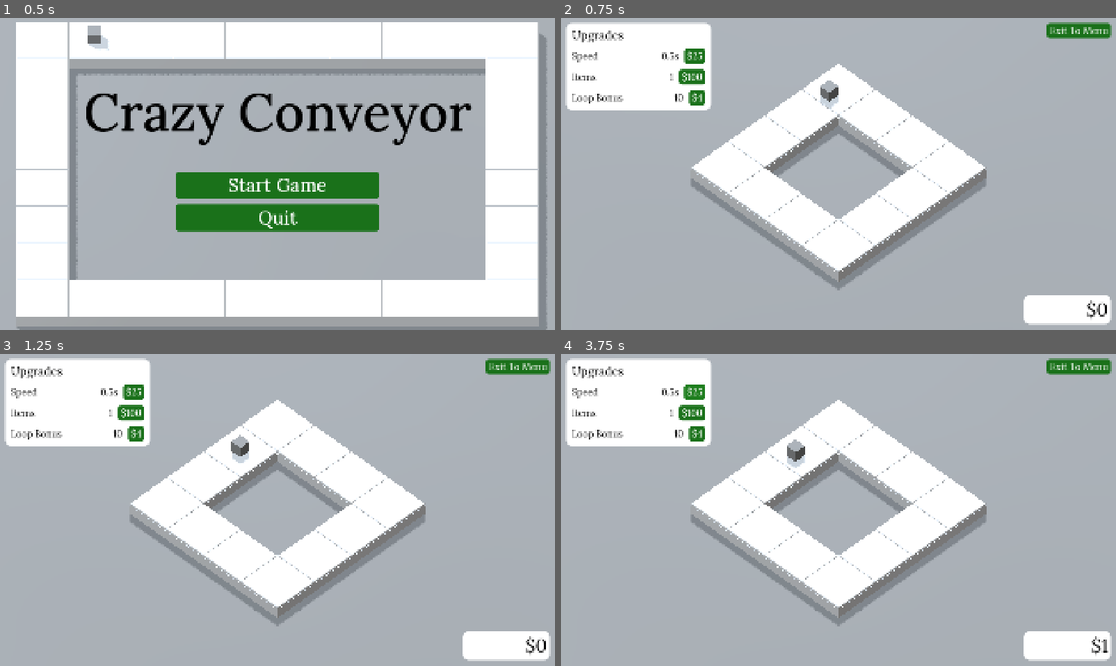
Above: before the commit, frames 1-4 (two rows, left to right).
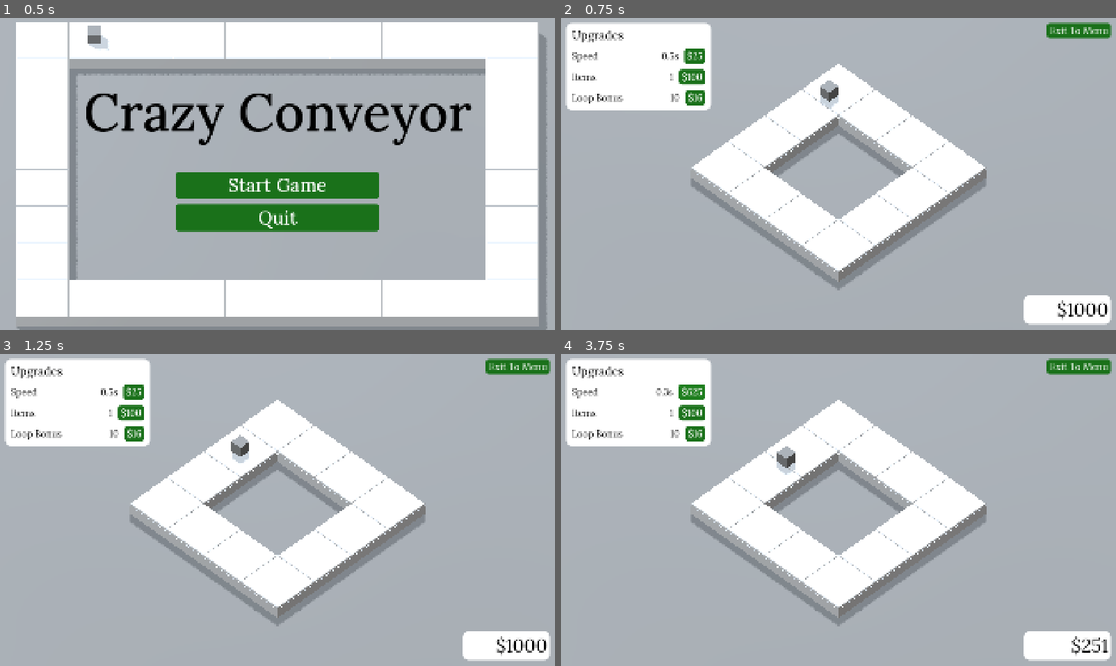
Above: after the commit, the same moments.

Repository: billyhawkes/crazy-conveyer
Game: Godot game, scene res://scenes/main_menu.tscn
Same seed, same stepped clock (60 frames per second), same inputs: the game is played once before the commit and once after it.
Inputs:
- Up to frame 1 (0.5 s): no input
- Up to frame 2 (0.75 s): click "Start Game" at 0.5 s
- Up to frame 3 (1.25 s): no input
- Up to frame 4 (3.75 s): click "$25" at 1.25 s; click "$100" at 2 s; click "$25" (after the commit: "$225") at 2.75 s; click "$25" (after the commit: "$400") at 3.5 s

Frame 1 is identical in both runs. In frame 2, 0.3% of the frame differs, in the area x 19-99%, y 23-97%; in frame 3, 0.3%; in frame 4, 0.8%, in the area x 17-98%, y 9-97%.

Commit message:
fix: loop level

Diff:
--- a/globals/globals.gd
+++ b/globals/globals.gd
@@ -18,7 +18,7 @@
 	return {
 		"speed": (levels.speed * 5) ** 2,
 		"items": (levels.items * 10) ** 2,
-		"loop": (levels.speed * 2) ** 2,
+		"loop": (levels.loop * 4) ** 2,
 	}
 
 func get_value():
@@ -42,7 +42,7 @@
 
 func clear_save() -> void:
 	saved_data = null
-	money = 0
+	money = 1000
 	levels = {
 		"speed": 1,
 		"items": 1,
--- a/scenes/hud.gd
+++ b/scenes/hud.gd
@@ -23,6 +23,7 @@
 	speed_button.text = str("$", int(upgrade_cost.speed))
 	items_button.text = str("$", int(upgrade_cost.items))
 	loop_button.text = str("$", int(upgrade_cost.loop))
+	print("LOOP", int(value.loop), int(upgrade_cost.loop))
 	if Globals.max_levels.speed == Globals.levels.speed:
 		speed_button.visible = false
 	if Globals.max_levels.items == Globals.levels.items:
Not shown, changed: README.md
